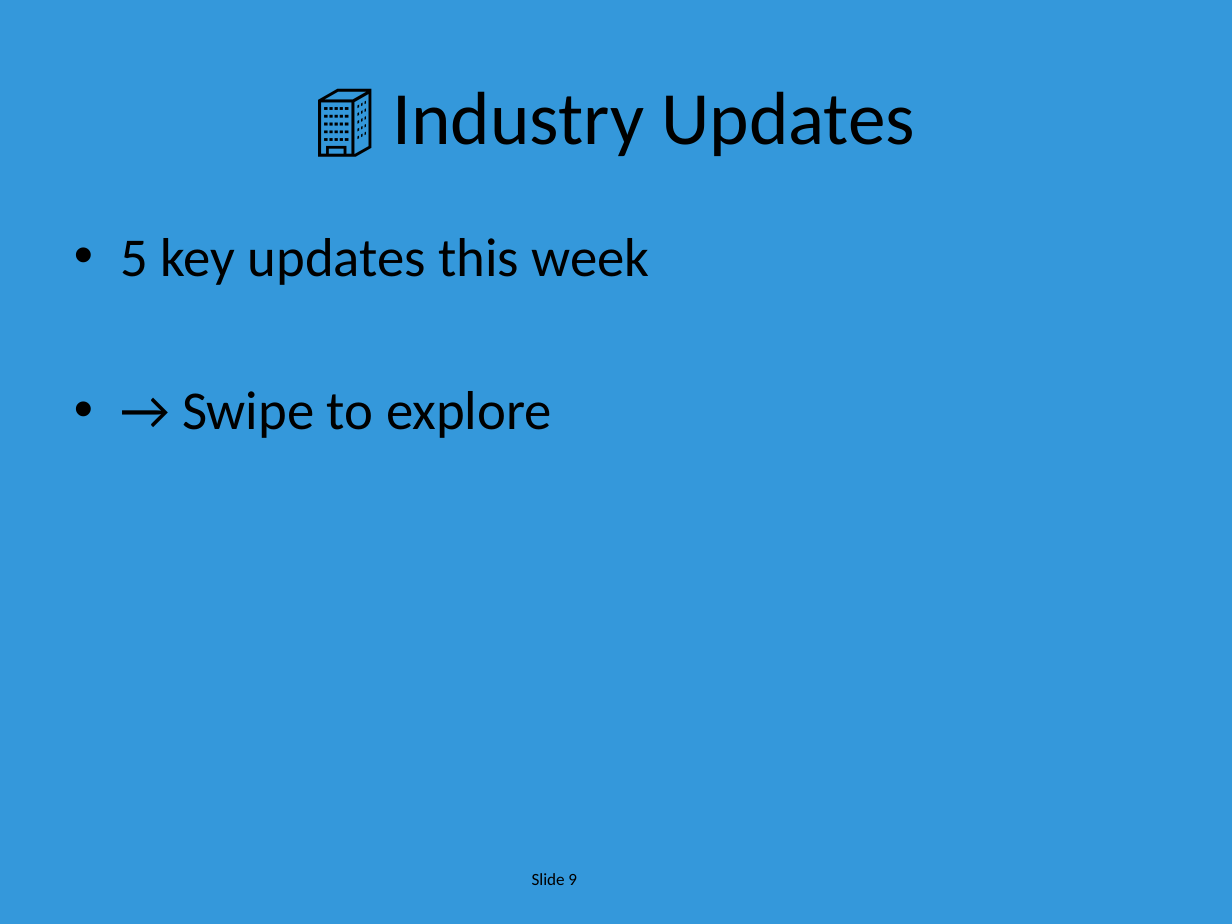
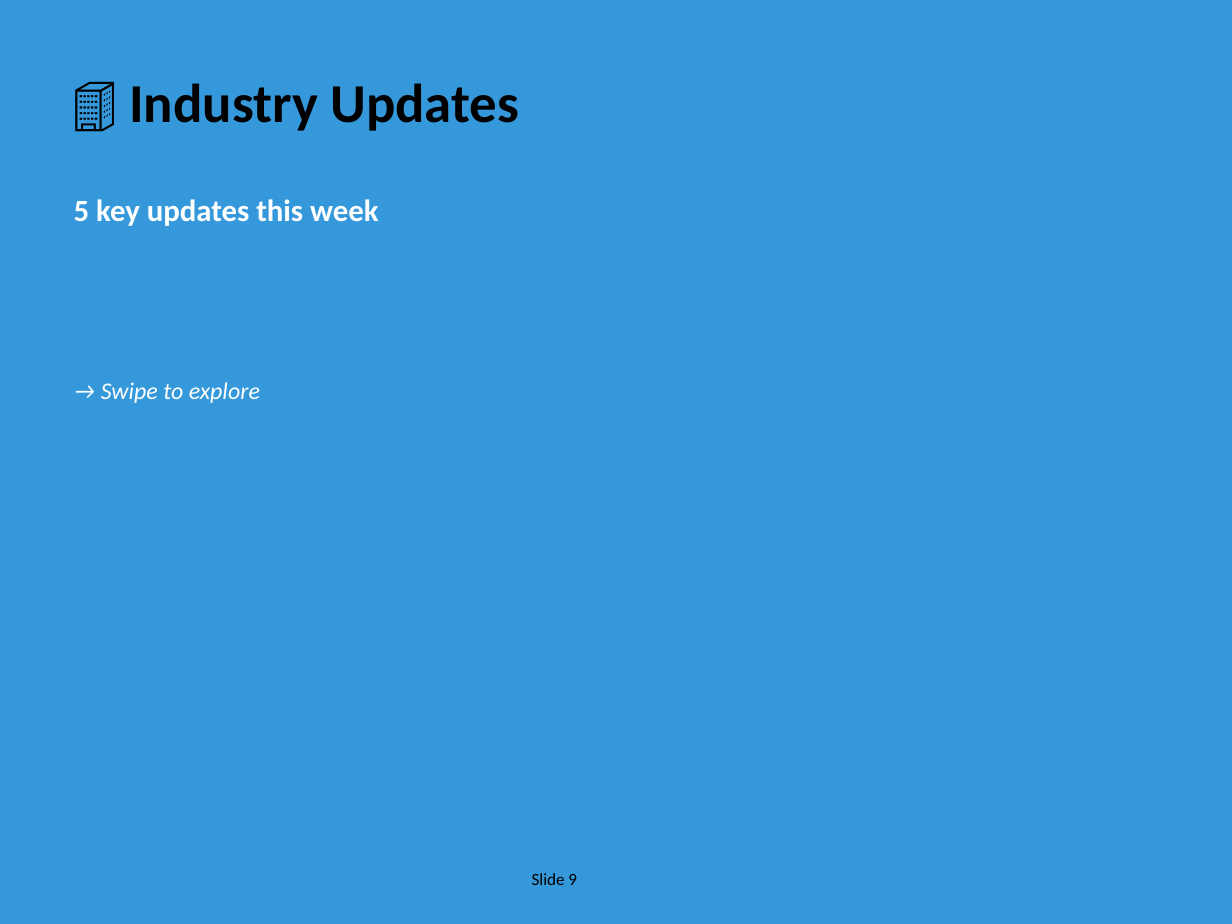
Before and after one commit to EiriniOr/ai-weekly-digest, a slide deck: slide 9 of AI_Weekly_2025-12-15.pptx. Drawn at 1232x924 pixels with LibreOffice and Linux fonts; fonts in the diff are those of the drawing. Boxes give left, top, right and bottom in pixels: in the first picture for what was removed or moved away, otherwise in the second. Text is boxed around its words. In the diff, an @@ line names an element or a change of style, - is before the commit and + after.

```diff
--- a/AI_Weekly_2025-12-15.pptx
+++ b/AI_Weekly_2025-12-15.pptx
@@ text "🏢 Industry Updates": place and size @@
-text "🏢 Industry Updates" at <box>392,91,915,156</box>
+text "🏢 Industry Updates" at <box>129,83,519,131</box>
@@ text "🏢 Industry Updates" at <box>129,83,519,131</box>: size 44 to 32 pt, bold on; alignment centre to left; vertical alignment middle to top @@
@@ text added at <box>74,199,378,226</box>, 18 pt, text #FFFFFF, bold @@
+5 key updates this week
@@ text removed at <box>120,238,650,438</box> @@
-• 5 key updates this week
-• → Swipe to explore
@@ text added at <box>101,382,260,403</box>, 14 pt, text #FFFFFF, italic @@
+→ Swipe to explore
```
Also in this commit, not shown: 15 other slides changed, 3 slides added, 8 slides removed, 1 other file.
